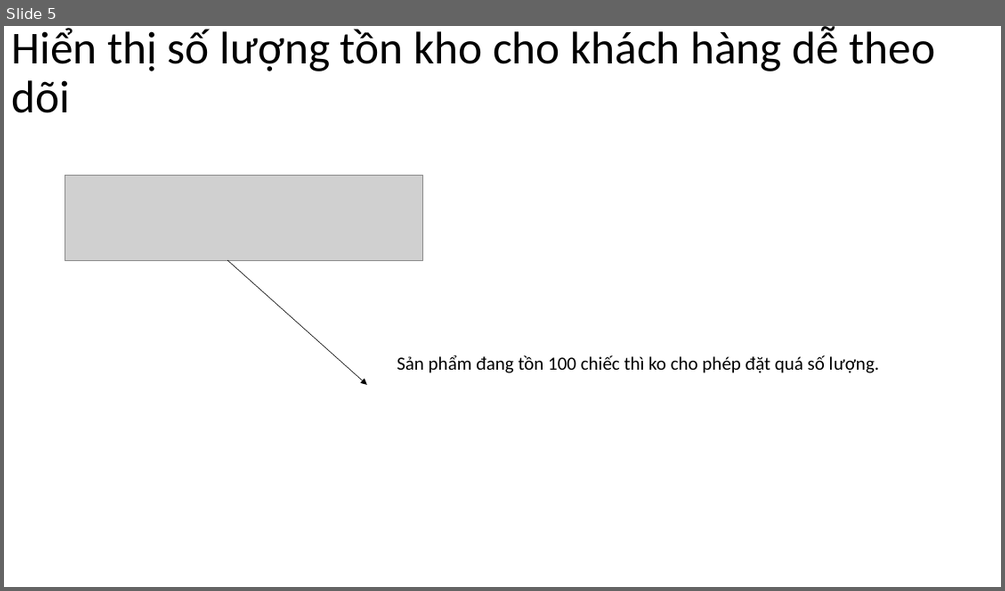
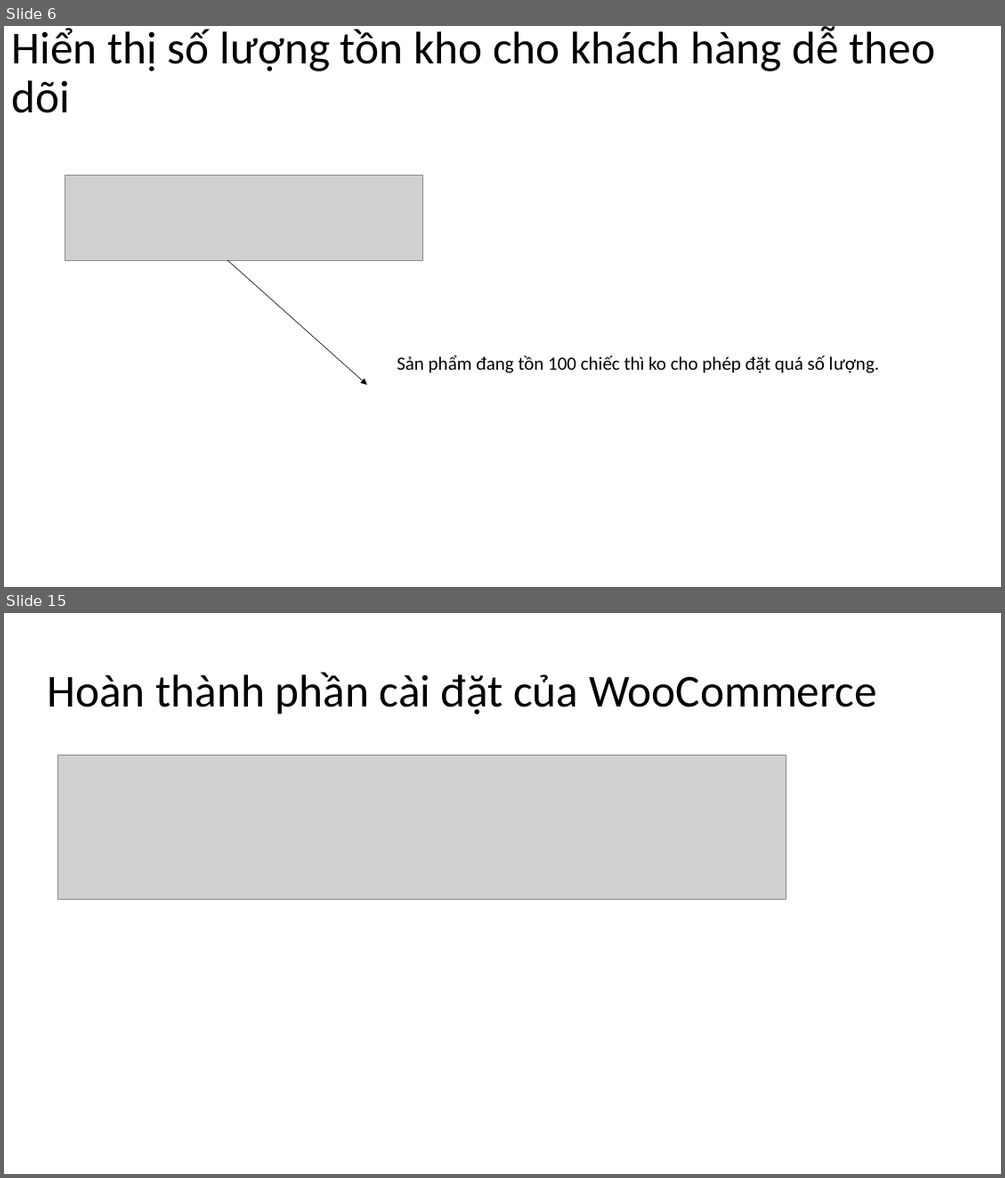
Before and after one commit to DangVanDoan05/WordPress, a slide deck: Woocommerce Toàn Tập A - Z.pptx. Shown one above the other, each under a label of ours: slide 5 before the commit, slides 6 and 15 after it; the slides between them are not shown. The pictures are 1005x591 and 1005x1178 pixels, drawn with LibreOffice and Linux fonts; fonts in the diff are those of the drawing; grey boxes stand for pictures. Boxes give left, top, right and bottom in pixels: in the first picture for what was removed or moved away, otherwise in the second. Text is boxed around its words. In the diff, an @@ line names an element or a change of style, - is before the commit and + after.

```diff
--- a/Woocommerce Toàn Tập A - Z.pptx
+++ b/Woocommerce Toàn Tập A - Z.pptx
@@ slide 15 added at (x1=4, y1=613, x2=1001, y2=1174), background #FFFFFF @@
@@ title added at (x1=47, y1=672, x2=877, y2=714), 44 pt, text #000000 @@
+Hoàn thành phần cài đặt của WooCommerce
@@ picture added at (x1=57, y1=755, x2=786, y2=900) @@
@@ what was slide 5 is now slide 6 @@
```
Also in this commit, not shown: 2 slides changed, 12 other slides added, 2 slides removed, 1 other file.
